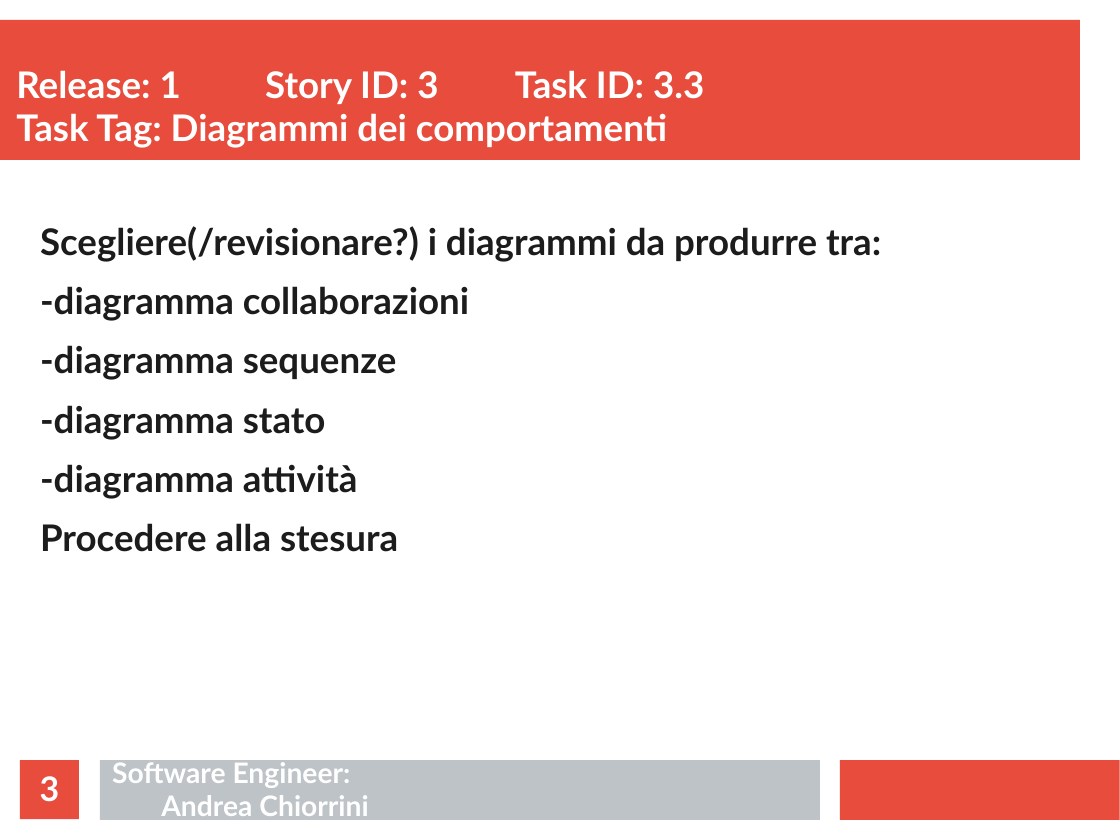
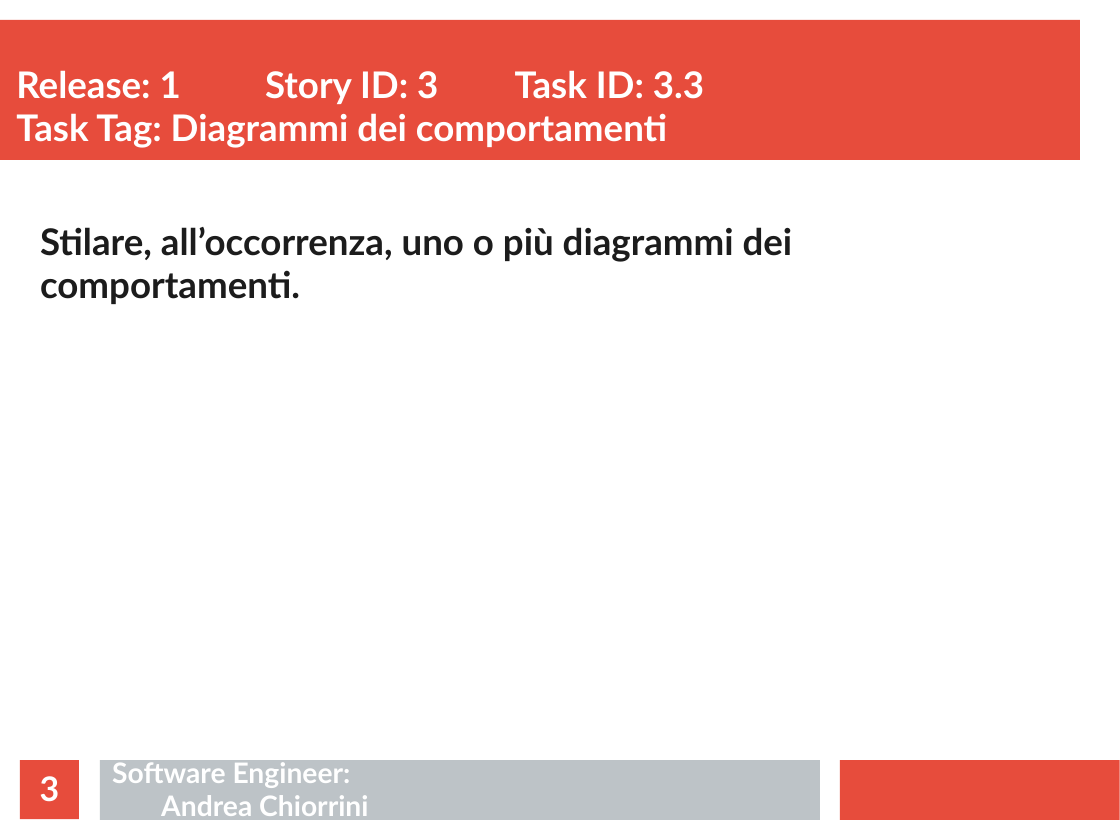
Before and after one commit to ecorradini/ProgettoIDS, a slide deck: slide 3 of AnalisiRequisiti/Task/UT3/TaskGestioneMappeServer.ppt. Drawn at 1120x840 pixels with LibreOffice and Linux fonts; fonts in the diff are those of the drawing. Boxes give left, top, right and bottom in pixels: in the first picture for what was removed or moved away, otherwise in the second. Text is boxed around its words. In the diff, an @@ line names an element or a change of style, - is before the commit and + after.

```diff
--- a/AnalisiRequisiti/Task/UT3/TaskGestioneMappeServer.ppt
+++ b/AnalisiRequisiti/Task/UT3/TaskGestioneMappeServer.ppt
@@ text at [40, 227, 793, 304]: text changed @@
-Scegliere(/revisionare?) i diagrammi da produrre tra:
--diagramma collaborazioni
--diagramma sequenze
--diagramma stato
--diagramma attività
-Procedere alla stesura
+Stilare, all’occorrenza, uno o più diagrammi dei comportamenti.
```
Also in this commit, not shown: 3 other slides changed, 5 other files.
